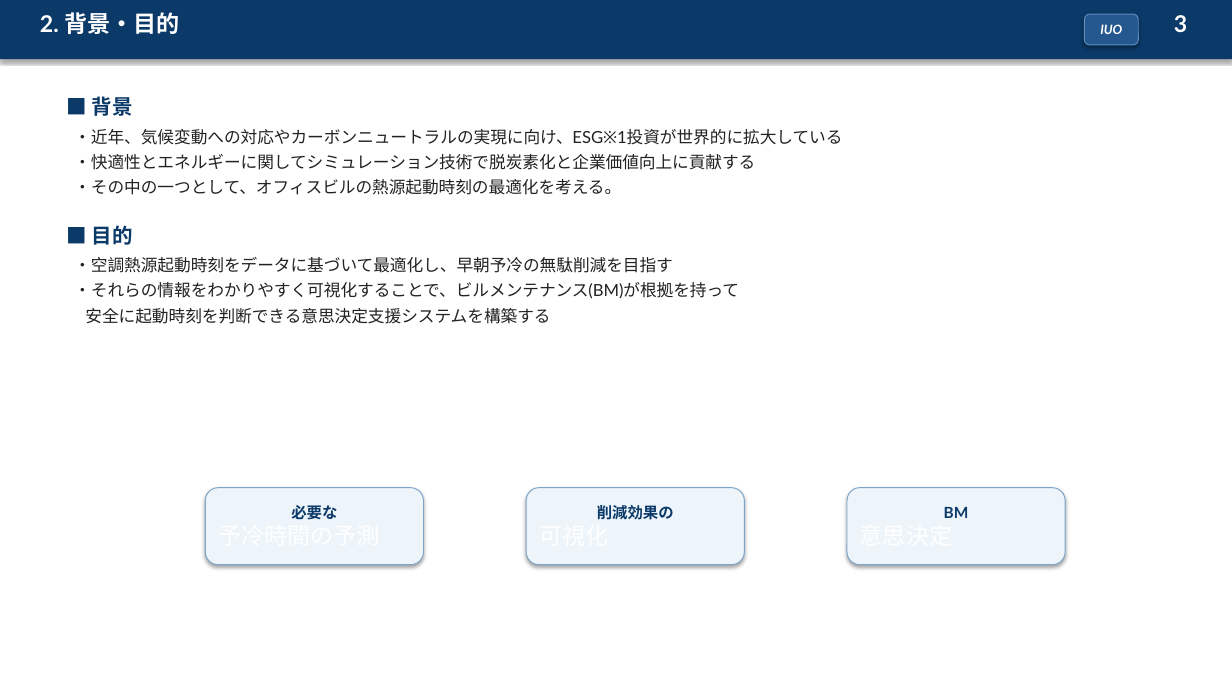
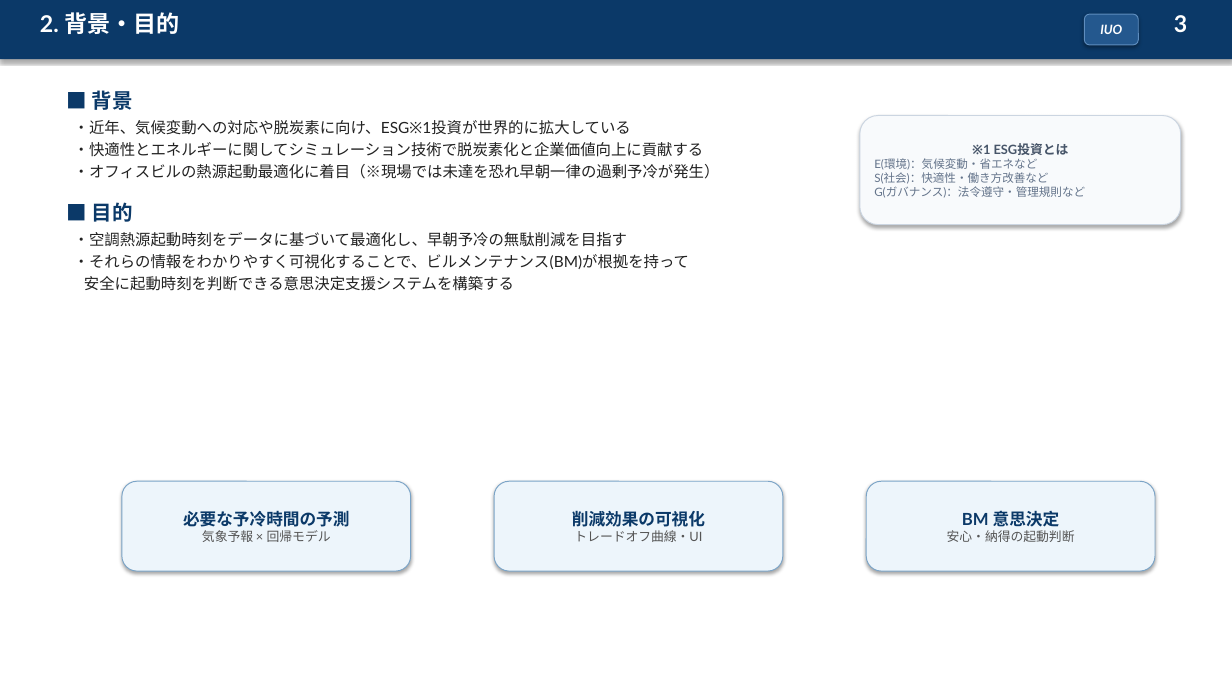
Before and after one commit to koshikai/koshikai, a slide deck: slide 3 of public/slides/hvac-precooling-slides.pptx. Drawn at 1232x693 pixels with LibreOffice and Linux fonts; fonts in the diff are those of the drawing. Boxes give left, top, right and bottom in pixels: in the first picture for what was removed or moved away, otherwise in the second. Text is boxed around its words. In the diff, an @@ line names an element or a change of style, - is before the commit and + after.

```diff
--- a/public/slides/hvac-precooling-slides.pptx
+++ b/public/slides/hvac-precooling-slides.pptx
@@ text at bbox=[74, 90, 704, 291]: size 13 to 12 pt in "・快適性とエネルギーに関してシミュレーション技術で脱炭素化と企業価値向上に貢献する", "・空調熱源起動時刻をデータに基づいて最適化し、早朝予冷の無駄削減を目指す", "・それらの情報をわかりやすく可視化することで、ビルメンテナンス(BM)が根拠を持って", "安全に起動時刻を判断できる意思決定支援システムを構築する"; less space between paragraphs @@
@@ rounded rectangle added at bbox=[860, 116, 1181, 225], fill #F8FAFC, outline #CBD5E1 0.75 pt, 9 pt, text #64748B @@
+※1 ESG投資とは
+E(環境)：気候変動・省エネなど
+S(社会)：快適性・働き方改善など
+G(ガバナンス)：法令遵守・管理規則など
@@ text at bbox=[74, 120, 410, 135]: text changed; size 13 to 12 pt @@
-・近年、気候変動への対応やカーボンニュートラルの実現に向け、ESG※1投資が世界的に拡大している
+・近年、気候変動への対応や脱炭素に向け、ESG※1投資が世界的に拡大している
@@ text at bbox=[74, 164, 720, 179]: text changed; size 13 to 12 pt @@
-・その中の一つとして、オフィスビルの熱源起動時刻の最適化を考える。
+・オフィスビルの熱源起動最適化に着目（※現場では未達を恐れ早朝一律の過剰予冷が発生）
@@ rounded rectangle "必要な予冷時間の予測": place and size @@
-rounded rectangle "必要な予冷時間の予測" at bbox=[205, 488, 423, 565]
+rounded rectangle "必要な予冷時間の予測" at bbox=[122, 482, 410, 571]
@@ rounded rectangle "削減効果の可視化": place and size @@
-rounded rectangle "削減効果の可視化" at bbox=[526, 488, 744, 565]
+rounded rectangle "削減効果の可視化" at bbox=[494, 482, 783, 571]
@@ rounded rectangle "BM 意思決定": place and size @@
-rounded rectangle "BM 意思決定" at bbox=[848, 488, 1066, 565]
+rounded rectangle "BM 意思決定" at bbox=[866, 482, 1154, 571]
@@ text in rounded rectangle at bbox=[183, 510, 349, 542]: text changed; size 18 to 13 pt; font Calibri to Lato; text colour #FFFFFF to #0B3968; bold on @@
-必要な
-予冷時間の予測
+必要な予冷時間の予測
+気象予報 × 回帰モデル
@@ text in rounded rectangle at bbox=[572, 510, 705, 542]: text changed; size 12 to 10 pt; text colour #0B3968 to #555555; bold off @@
-削減効果の
-可視化
+削減効果の可視化
+トレードオフ曲線・UI
@@ text in rounded rectangle at bbox=[947, 511, 1075, 542]: text changed; size 18 to 10 pt; font Calibri to Lato; text colour #FFFFFF to #555555 @@
-BM
-意思決定
+BM 意思決定
+安心・納得の起動判断
```
Also in this commit, not shown: 2 other files.
